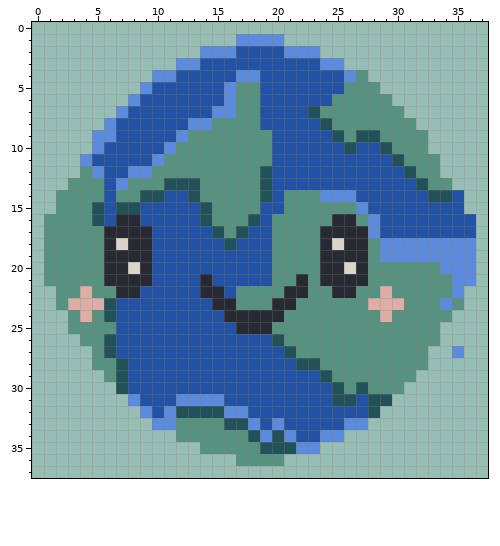
Edited in one commit: pixel-art sprite (melon-jam/sprites/earth.png). Above: the version before the commit.
The file is 38x38 pixels.
New version:
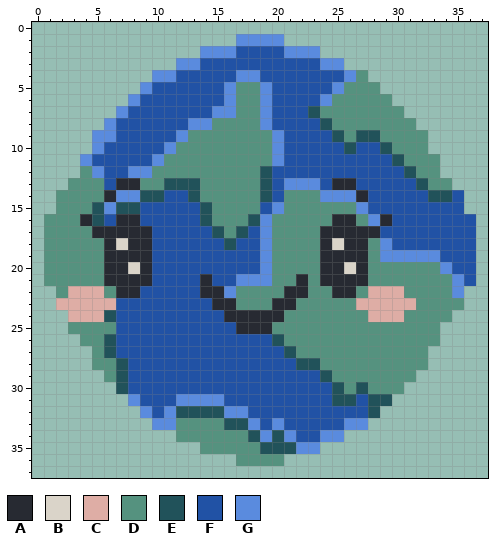
Palette (. is transparent): A #272a32  B #dad4c9  C #deada5  D #55927f  E #21525a  F #2152a5  G #5a8bde
Diff:
y 5: x 19 F -> G; x 25 F -> G
y 6: x 19 F -> G; x 24 F -> G
y 7..8: x 19 F -> G
y 9..11: x 20 F -> G
y 13: x 7..8 GD -> AA; x 21..23 FFF -> GGG; x 25..26 FF -> AA
y 14: x 6..8 FDD -> AGG; x 27 F -> A
y 15: x 6 F -> G; x 20 F -> G
y 16: x 4 D -> A; x 19 F -> G; x 29 F -> A
y 17: x 5 D -> A; x 19 F -> G; x 28 G -> A
y 18: x 19 F -> G; x 30..36 GGGGGGG -> FFFFFFF
y 19: x 19 F -> G; x 34..36 GGG -> FFF
y 20: x 19 F -> G; x 35..36 GG -> FF
y 21: x 17..19 FFF -> GGG; x 36 G -> F
y 22: x 3 D -> C; x 5 D -> C; x 16 F -> G; x 28 D -> C; x 30 D -> C
y 23: x 2 D -> C; x 6 E -> C; x 27 D -> C; x 31 D -> C; x 34 G -> D
y 24: x 3 D -> C; x 5 D -> C; x 28 D -> C; x 30 D -> C
y 27: x 35 G -> .
Changed places in both pictures, as pixel boxes (x1, y1, x2, y2):
changed: (224, 82, 476, 358)
changed: (80, 178, 140, 238)
changed: (56, 286, 116, 322)
